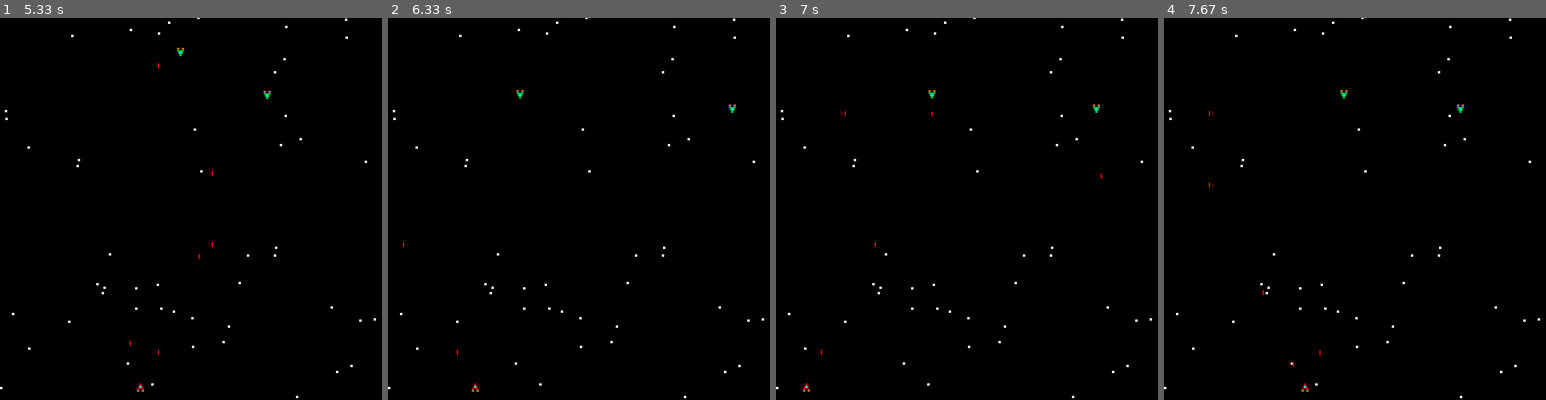
Above: before the commit, frames 1-4 (left to right).
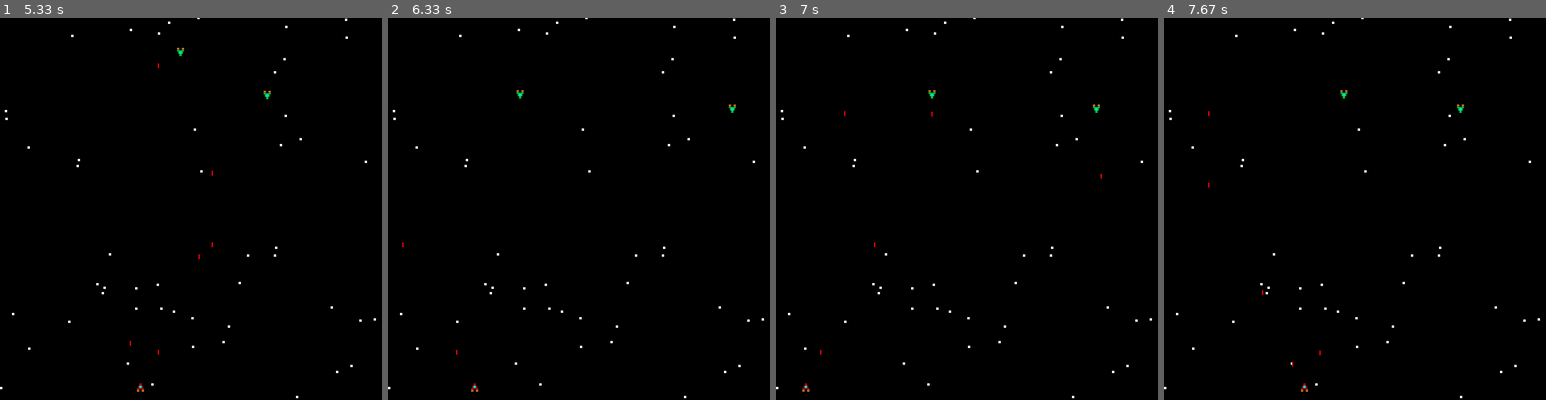
Above: after the commit, the same moments.

Repository: Owen1297/Space-Invaders-Pygame
Game: pygame game, started from main.py
Same seed, same stepped clock (60 frames per second), same inputs: the game is played once before the commit and once after it.
Inputs:
- Up to frame 1 (5.33 s): tap Space at 0.33, 0.73, 1.03, 1.23, 1.53, 1.73, 2.03, 2.3, 2.6, 2.73, 3.03, 3.4, 3.7, 3.9, 4.2, 4.4, 4.7, 4.9, 5.2 s; hold Right 0.67-1.13 s; hold Right 1.17-1.63 s; hold Left 1.67-2.2 s; hold Left 2.23-2.63 s; hold Right 2.67-3.3 s; hold Left 3.33-3.8 s; hold Right 3.83-4.3 s; hold Right 4.33-4.8 s; hold Left from 4.83 s (still down)
- Up to frame 2 (6.33 s): release Left at 5.37 s; hold Left 5.4-5.8 s; tap Space at 5.47, 5.77, 5.9, 6.2 s; hold Right from 5.83 s (still down)
- Up to frame 3 (7 s): release Right at 6.47 s; hold Left 6.5-6.97 s; tap Space at 6.57, 6.87 s
- Up to frame 4 (7.67 s): hold Right 7-7.47 s; tap Space at 7.07, 7.37, 7.57 s; hold Right from 7.5 s (still down)

Frame 1 is identical in both runs. In frame 2, less than 0.1% of the frame differs, in the area x 3-24%, y 58-98%; in frame 3, less than 0.1%; in frame 4, less than 0.1%, in the area x 11-38%, y 24-98%.

Commit message:
Update main.py

Diff:
--- a/main.py
+++ b/main.py
@@ -32,9 +32,9 @@
         me.rect = me.img.get_rect()
     def update(me):
         if me.posX <= 0:
-            me.posX = 1
+            me.posX = 0
         elif me.posX >= sx:
-            me.posX = sx-1
+            me.posX = sx
     def die(me):
         gameover()
         global level, bullets, ens
